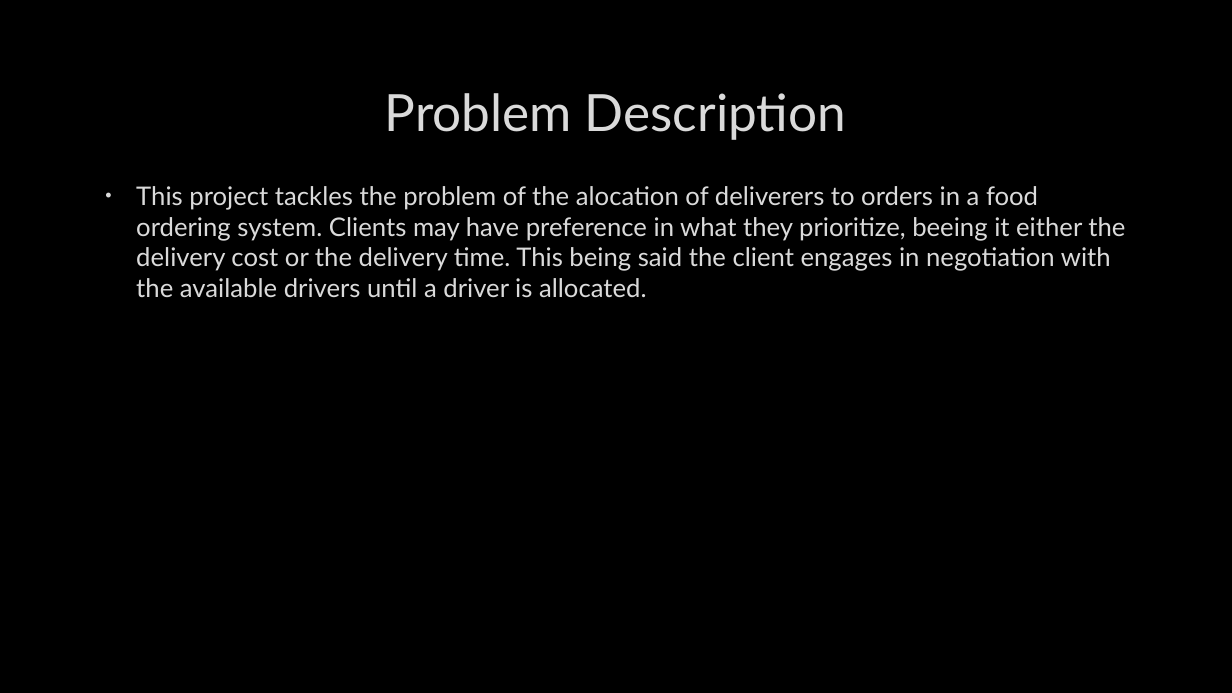
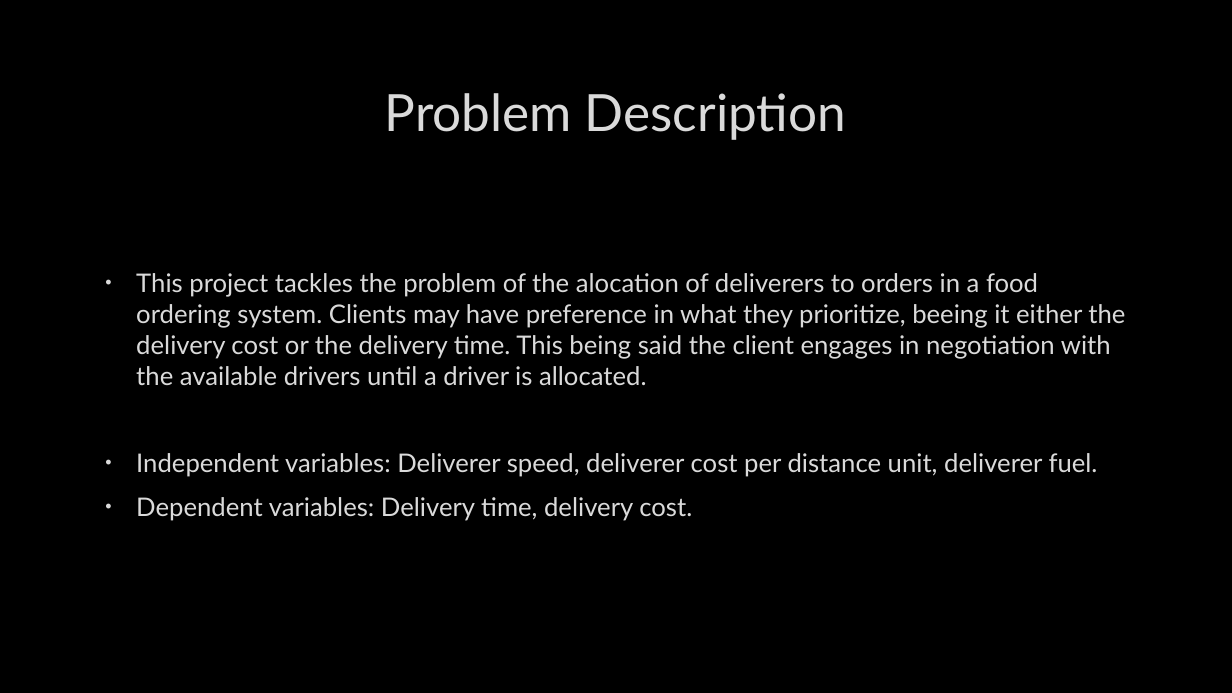
Before and after one commit to joao0903/ASMA, a slide deck: slide 2 of docs/Uber Eats.pptx. Drawn at 1232x693 pixels with LibreOffice and Linux fonts; fonts in the diff are those of the drawing; background and template pictures are left out. Boxes give left, top, right and bottom in pixels: in the first picture for what was removed or moved away, otherwise in the second. Text is boxed around its words. In the diff, an @@ line names an element or a change of style, - is before the commit and + after.

```diff
--- a/docs/Uber Eats.pptx
+++ b/docs/Uber Eats.pptx
@@ text at bbox=[136, 453, 1098, 521]: paragraphs added @@
+• Independent variables: Deliverer speed, deliverer cost per distance unit, deliverer fuel.
+• Dependent variables: Delivery time, delivery cost.
```
Also in this commit, not shown: 4 other slides changed, 9 slides added, 3 slides removed, 4 other files.
